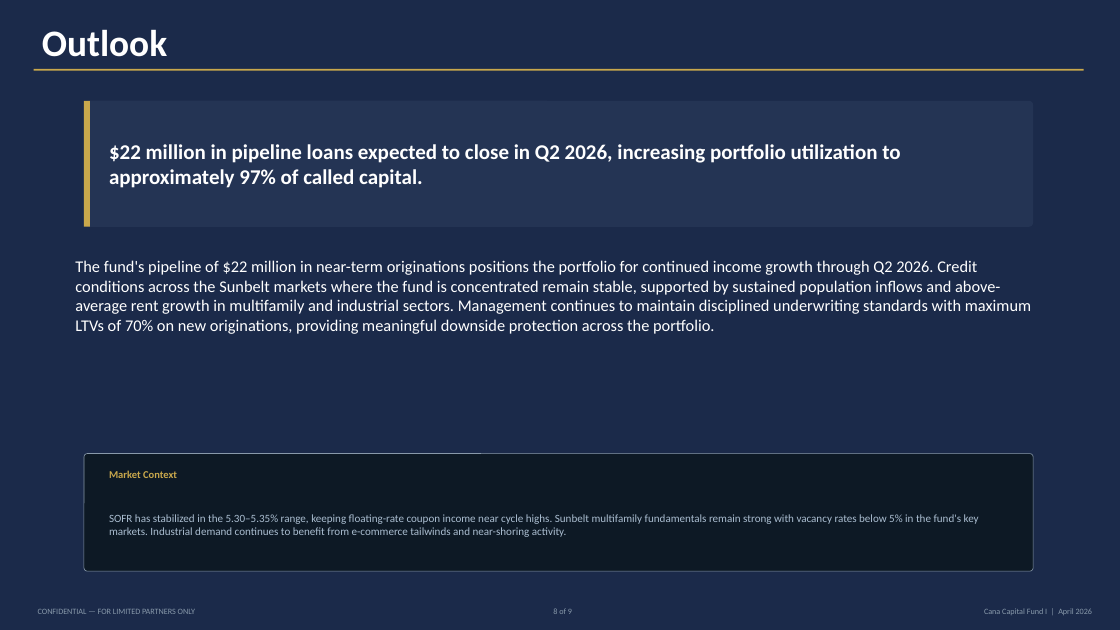
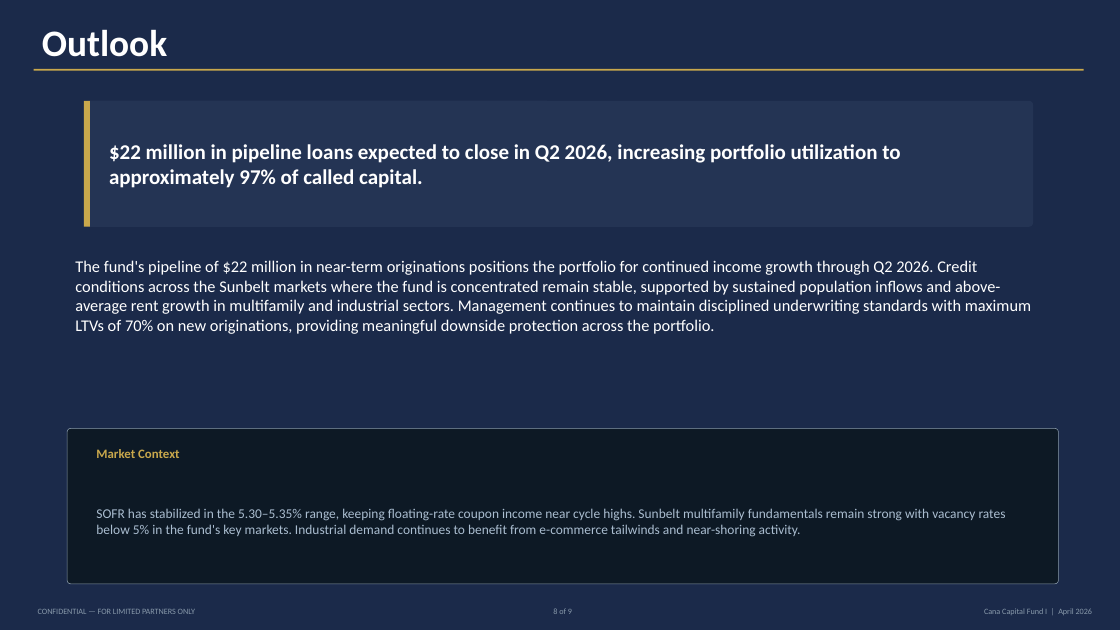
Before and after one commit to RalphFady/Monthly-Fund-Statement-Workflow, a slide deck: slide 8 of outputs/Cana_Capital_Fund_I_April_2026_Investor_Deck.pptx. Drawn at 1120x630 pixels with LibreOffice and Linux fonts; fonts in the diff are those of the drawing. Boxes give left, top, right and bottom in pixels: in the first picture for what was removed or moved away, otherwise in the second. Text is boxed around its words. In the diff, an @@ line names an element or a change of style, - is before the commit and + after.

```diff
--- a/outputs/Cana_Capital_Fund_I_April_2026_Investor_Deck.pptx
+++ b/outputs/Cana_Capital_Fund_I_April_2026_Investor_Deck.pptx
@@ rounded rectangle resized from (x1=84, y1=454, x2=1033, y2=571) to (x1=67, y1=429, x2=1059, y2=584) @@
@@ rounded rectangle at (x1=67, y1=429, x2=1059, y2=584): proportions changed @@
@@ text "Market Context" moved from (x1=109, y1=470, x2=177, y2=478) to (x1=96, y1=449, x2=179, y2=458) @@
@@ text "Market Context" at (x1=96, y1=449, x2=179, y2=458): size 9 to 11 pt @@
@@ text "SOFR has stabilized in the ..." moved from (x1=109, y1=514, x2=979, y2=537) to (x1=96, y1=508, x2=1006, y2=537) @@
@@ text "SOFR has stabilized in the ..." at (x1=96, y1=508, x2=1006, y2=537): size 9.5 to 11.5 pt @@
```
Also in this commit, not shown: 2 other slides changed, 3 other files.
